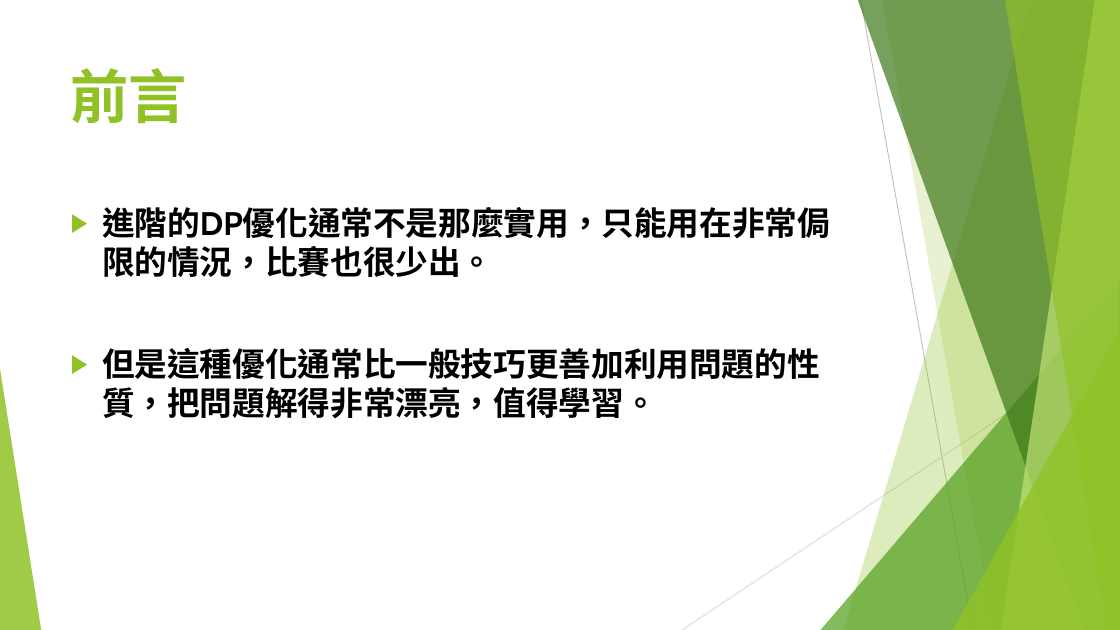
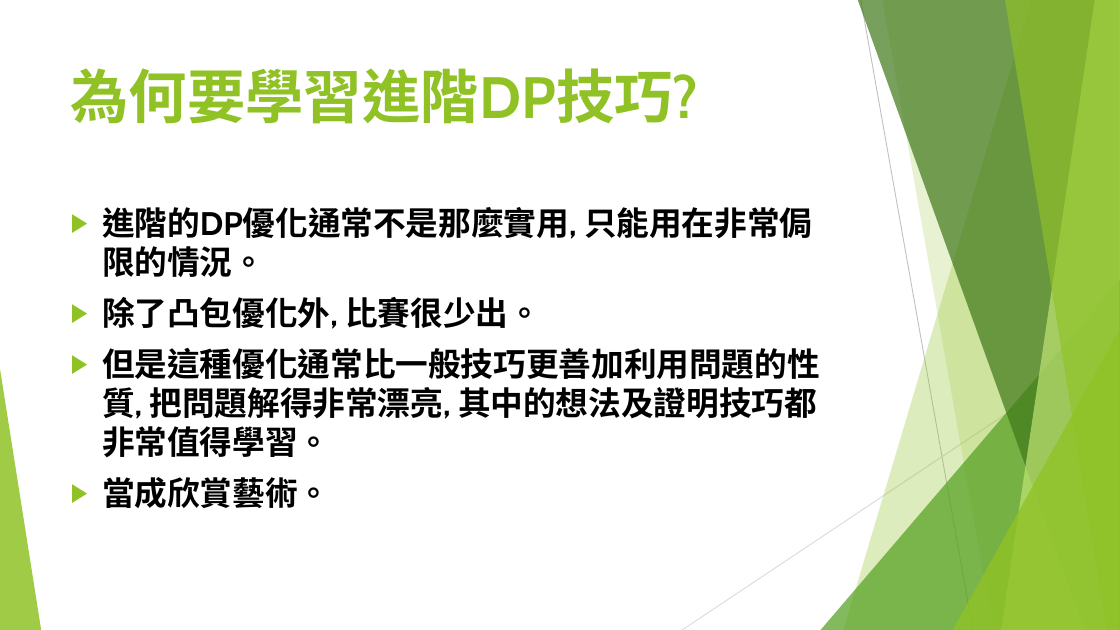
Before and after one commit to S920105123/DP2, a slide deck: slide 12 of presentation/進階動態規劃.pptx (slide 3 before the commit). Drawn at 1120x630 pixels with LibreOffice and Linux fonts; fonts in the diff are those of the drawing. Boxes give left, top, right and bottom in pixels: in the first picture for what was removed or moved away, otherwise in the second. Text is boxed around its words. In the diff, an @@ line names an element or a change of style, - is before the commit and + after.

```diff
--- a/presentation/進階動態規劃.pptx
+++ b/presentation/進階動態規劃.pptx
@@ title at [71, 68, 699, 124]: text changed @@
-前言
+為何要學習進階DP技巧?
@@ text at [102, 207, 820, 508]: text changed @@
-▶ 進階的DP優化通常不是那麼實用，只能用在非常侷限的情況，比賽也很少出。
-▶ 但是這種優化通常比一般技巧更善加利用問題的性質，把問題解得非常漂亮，值得學習。
+▶ 進階的DP優化通常不是那麼實用, 只能用在非常侷限的情況。
+▶ 除了凸包優化外, 比賽很少出。
+▶ 但是這種優化通常比一般技巧更善加利用問題的性質, 把問題解得非常漂亮, 其中的想法及證明技巧都非常值得學習。
+▶ 當成欣賞藝術。
```
Also in this commit, not shown: 15 other slides changed, 17 slides added, 1 slide removed.
